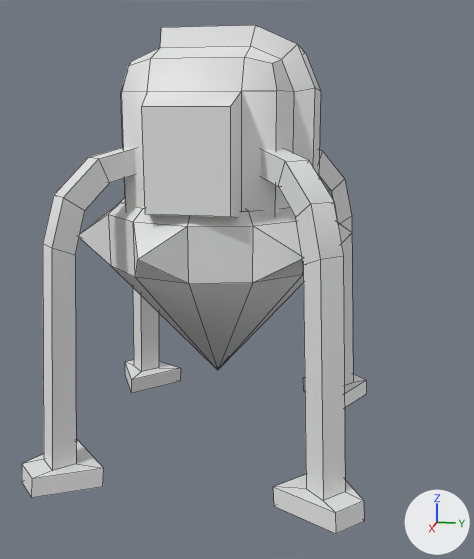
Before and after pictures for a commit that changed the FBX model Assets/Goat/Models/Scifi Kit/FarmMetal.fbx.
Camera for both pictures: a 50 mm lens placed at (3.76, 0.88, 1.95), pointed at (0.06, 0.13, 1.02). Lighting does not change. The marker at lower right points along +X, +Y and +Z. Mesh edges are drawn as thin lines. Where no turn or scale is listed for an object, it has been applied to the vertices. Vertices at the same position are counted once.

In view in the first picture: 'FarmMetal', 'FarmMetal(Drill)'.
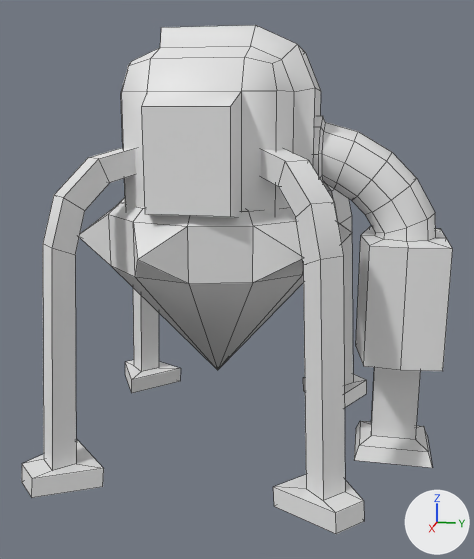
The newer file is also rescaled (x0.5) as a whole; pictures and numbers use the older file's frame.

What changed in the scene script:
```text
Change me_cube:
    used by ob_farmmetal; location = (0.0, 0.0, 0.0)
    remove me_cube.from_pydata(...)  # 166 vertices, 143 faces; spans x -0.93..0.93, y -0.93..0.93, z 0.0..2.42
    add me_cube.from_pydata(...)  # 271 vertices, 242 faces; spans x -0.93..0.93, y -0.93..1.31, z 0.0..2.42
    me_cube part 1: a new loose piece of 89 vertices spanning x -0.34..0.34, y 0.55..1.31, z 0.64..1.96, in mat_vertcolor (white #e7e7e7)
    me_cube part 2: a new loose piece of 16 vertices spanning x -0.2..0.2, y 0.86..1.31, z 0.0..0.76, in mat_vertcolor (white #e7e7e7)
```

Pixel boxes [x1, y1, x2, y2] of what changed, in the pictures (474 x 559 px):
'FarmMetal', reshaped (25% wider): before [22, 25, 367, 534]; after [22, 25, 453, 534]
part 1 of me_cube, added: after [313, 116, 453, 371]
part 2 of me_cube, added: after [354, 367, 433, 468]
